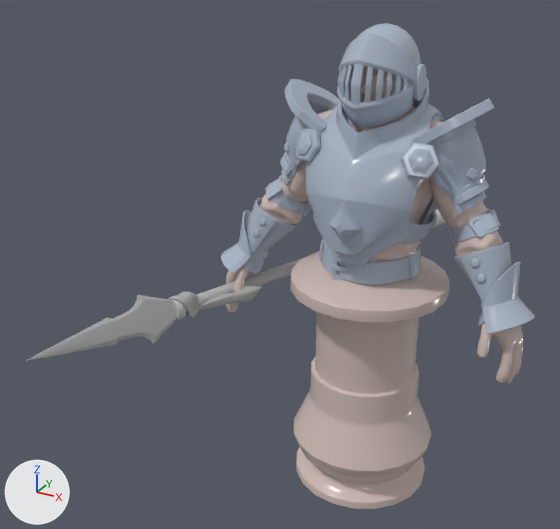
The FBX model Assets/Personagem_Animados/03_Guerreiro/GuerreiroTodasAnimas.fbx: old version first, new version second.
Camera for both pictures: a camera (50 mm lens) standing at (0.135, -0.347, 0.065) and looking at (-0.051, -0.008, -0.105). Arrows for +X, +Y and +Z are at lower left; the lights stay in place. The first picture is the older version. Where no turn or scale is listed for an object, it has been applied to the vertices.

The first picture shows 'SM_Arma_Guerreiro', 'guerreirofinalbindskin:GuerreiroArmadura_geo', 'guerreirofinalbindskin:GuerreiroRoupa_geo'.
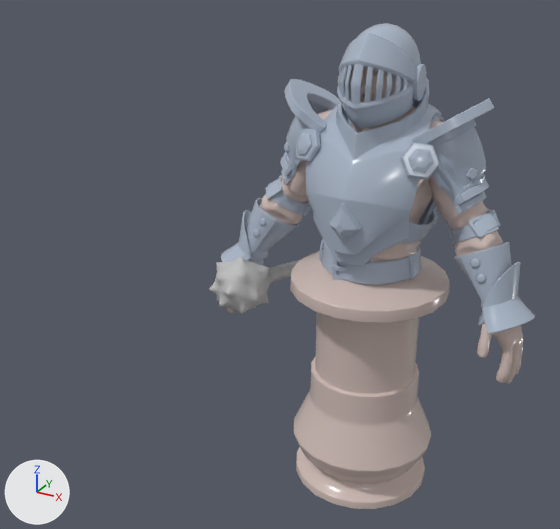
Pixel boxes [x1, y1, x2, y2] of what changed, in the pictures (560 x 529 px):
'SM_Arma_Guerreiro', deleted: before [26, 209, 446, 361]
    faces in mat_standardsurface5 (grey #aaaaaa): [26, 286, 263, 361]
    faces in mat_mt_arma_barbaro (grey #bcbcbc): [170, 209, 446, 320]
'SM_Arma_Guerreiro1', added: after [209, 257, 299, 314]

The change in detail:
Mesh me_mesh_002_1 is new.
It has 1829 vertices, 1832 faces and spans x -0.0381..0.0125, y -0.076..0.0236, z -0.0148..0.0206.
It uses material mat_mt_arma_barbaro (grey #bcbcbc).
Object 'SM_Arma_Guerreiro' (ob_sm_arma_guerreiro) is deleted.
Object 'SM_Arma_Guerreiro1' (ob_sm_arma_guerreiro1) is new; it shows me_mesh_002_1.
Its location is (-0.0462, 0.0354, -0.1167).
